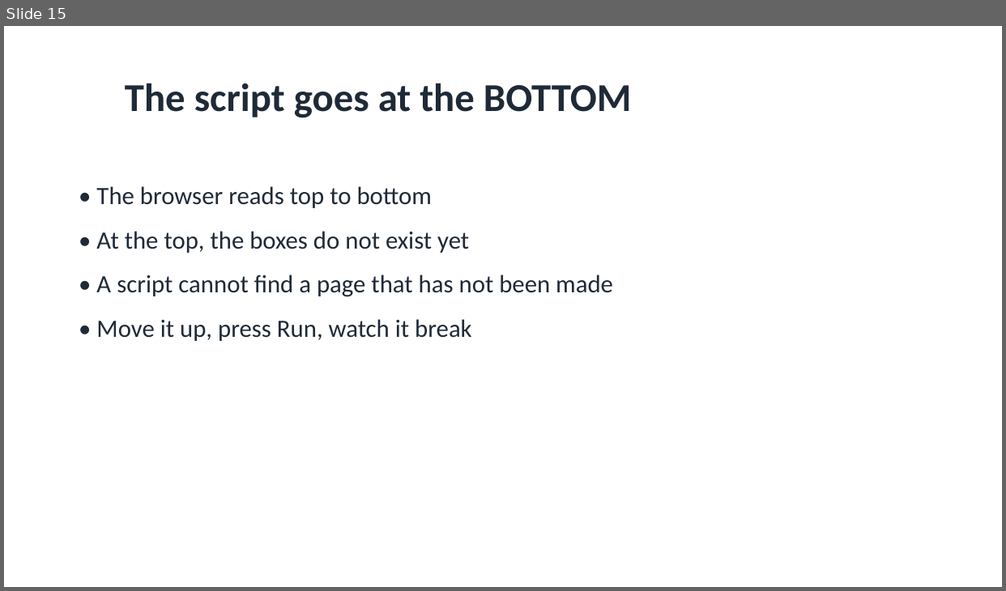
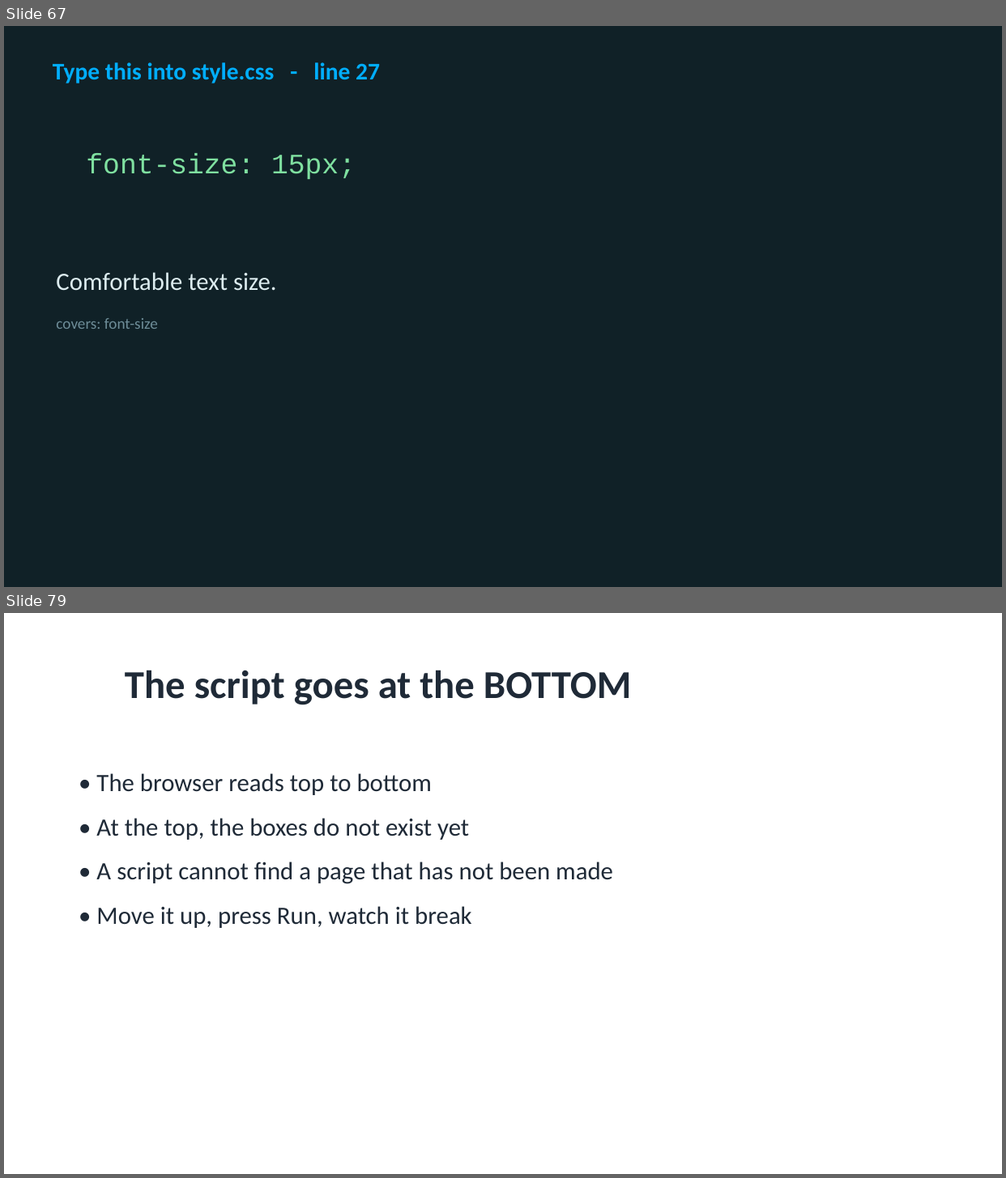
Before and after one commit to utgapps/utgapps.github.io, a slide deck: ai101/slides/week-01.pptx. Shown one above the other, each under a label of ours: slide 15 before the commit, slides 67 and 79 after it; the slides between them are not shown. The pictures are 1006x591 and 1006x1178 pixels, drawn with LibreOffice and Linux fonts; fonts in the diff are those of the drawing. Boxes give left, top, right and bottom in pixels: in the first picture for what was removed or moved away, otherwise in the second. Text is boxed around its words. In the diff, an @@ line names an element or a change of style, - is before the commit and + after.

```diff
--- a/ai101/slides/week-01.pptx
+++ b/ai101/slides/week-01.pptx
@@ slide 67 added at [4,26,1002,587], background #102127 @@
@@ text added at [53,62,380,84], 23 pt, text #01AEFD, bold @@
+Type this into style.css - line 27
@@ text added at [86,153,356,179], 27 pt, text #7FE0A0 @@
+font-size: 15px;
@@ text added at [56,272,277,329], 24 pt, text #DCECEF @@
+Comfortable text size.
+covers: font-size
@@ what was slide 15 is now slide 79 @@
```
Also in this commit, not shown: 1 slide changed, 82 other slides added, 10 slides removed, 32 other files.
